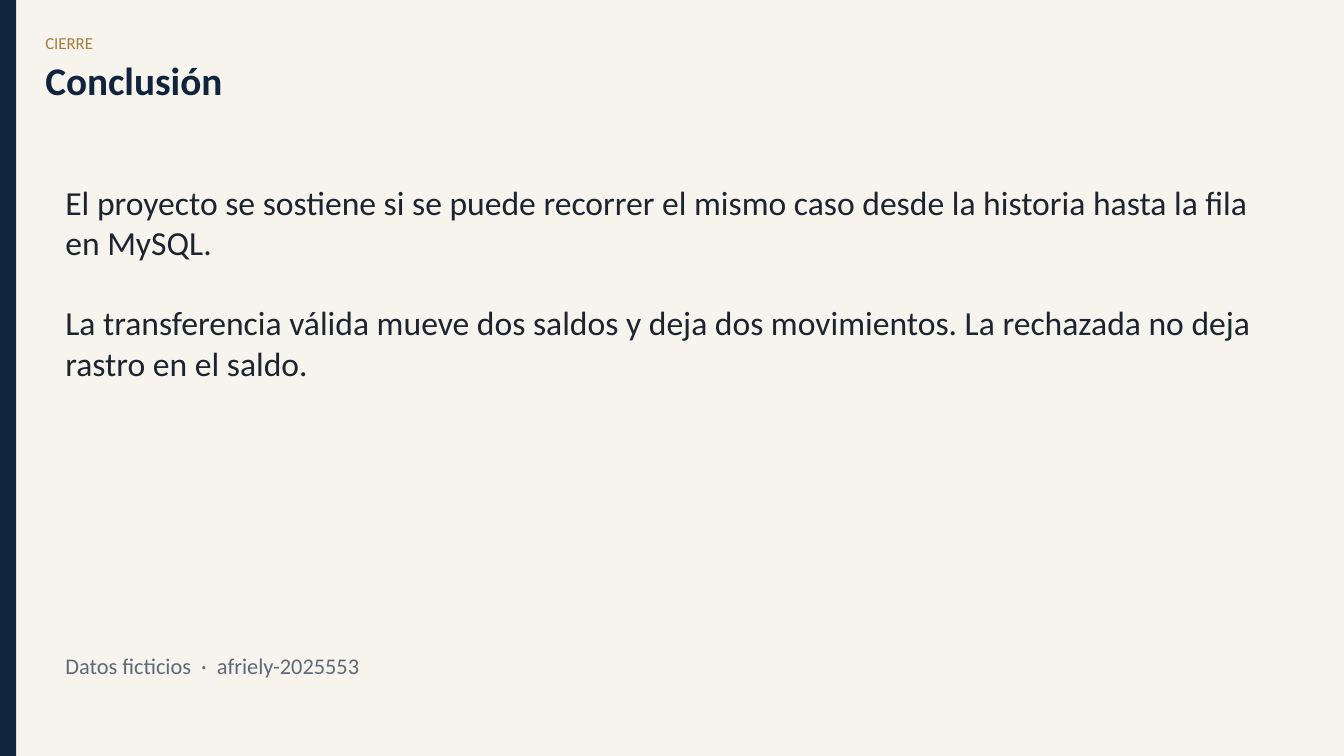
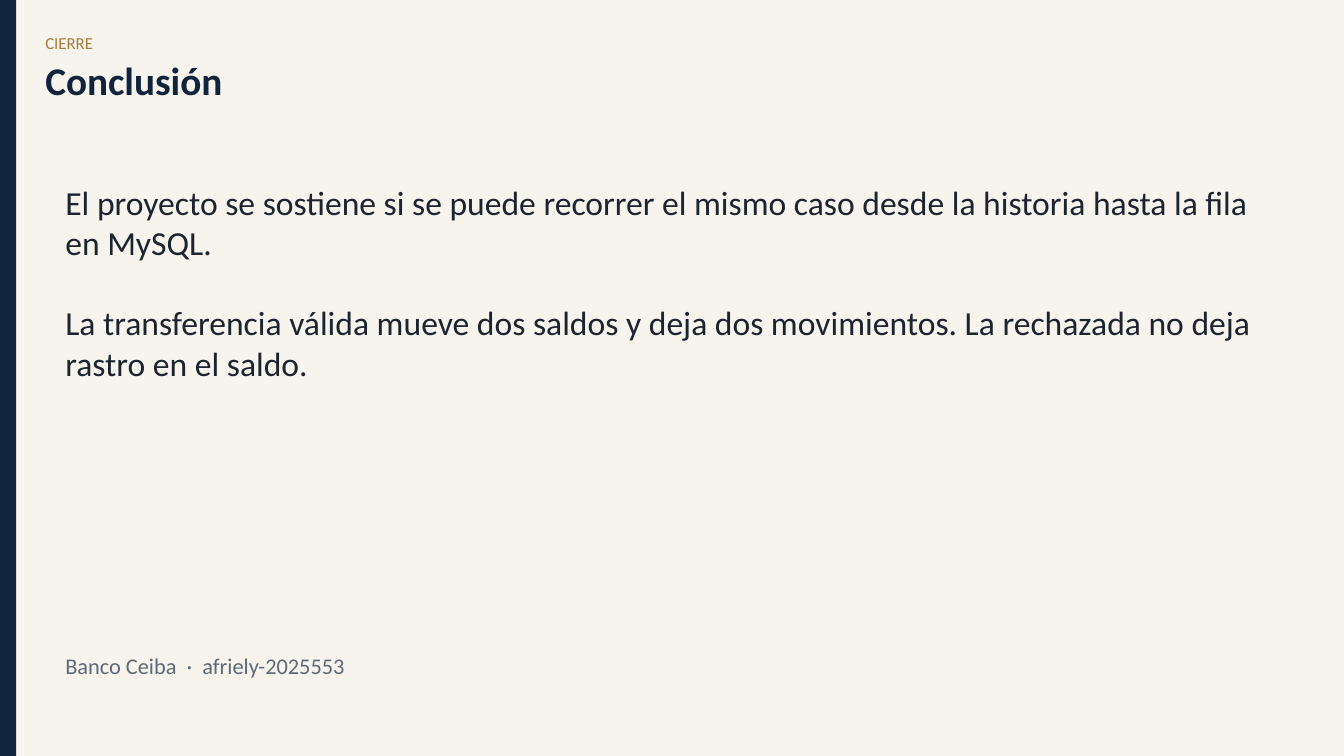
Before and after one commit to afriely-2025553/sistema-bancario, a slide deck: slide 16 of docs/presentacion-sistema-bancario.pptx. Drawn at 1344x756 pixels with LibreOffice and Linux fonts; fonts in the diff are those of the drawing. Boxes give left, top, right and bottom in pixels: in the first picture for what was removed or moved away, otherwise in the second. Text is boxed around its words. In the diff, an @@ line names an element or a change of style, - is before the commit and + after.

```diff
--- a/docs/presentacion-sistema-bancario.pptx
+++ b/docs/presentacion-sistema-bancario.pptx
@@ text at (65, 658, 344, 678): text changed @@
-Datos ficticios · afriely-2025553
+Banco Ceiba · afriely-2025553
```
Also in this commit, not shown: 7 other slides changed, 47 other files.
